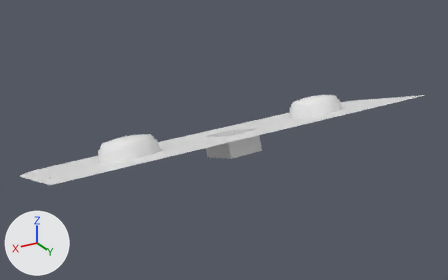
The OBJ model Assets/Models/TYPE3/TYPE3CP.obj as it was, and as the next commit left it.
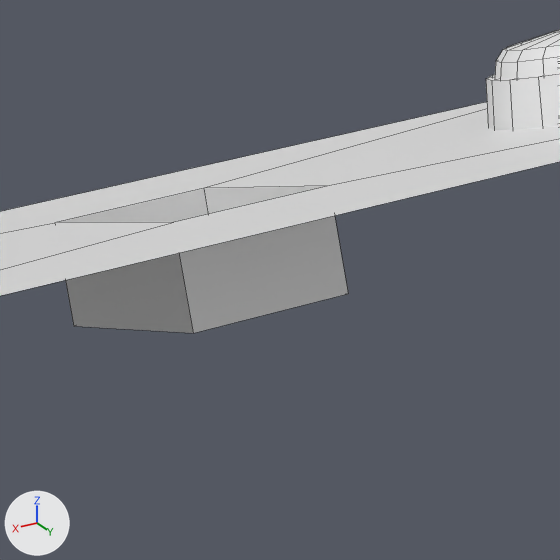
Each version appears first whole from a camera (50 mm lens) standing at (0.1507, -0.0898, 0.927) and looking at (0.0032, -0.3356, 0.804), and next in a close-up on the part from 43% to 68% of the width and 33% to 73% of the height. The lights are fixed; the arrows at lower left show +X, +Y and +Z. The close-ups show mesh edges as thin lines. Where no turn or scale is listed for an object, it has been applied to the vertices.

The first close-up shows 'TYPE3CP'.
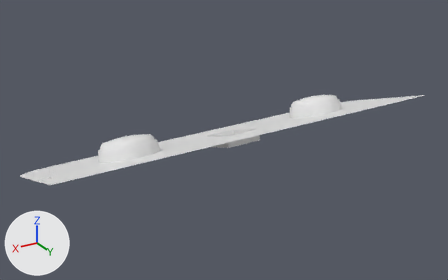
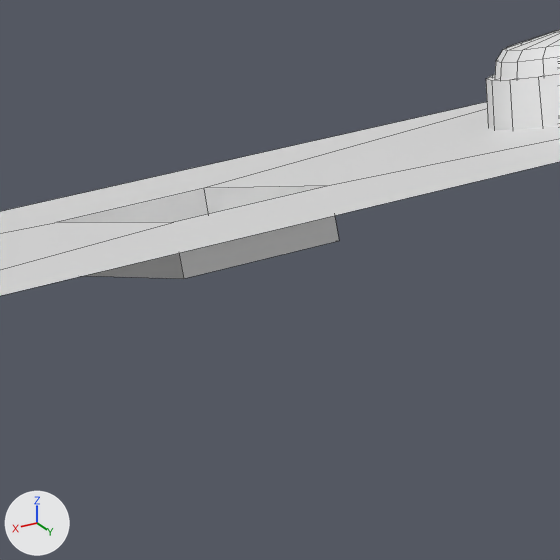
Scene script edits in JSON lines:
```json
{"block": "me_type3cp", "where": "me_type3cp.from_pydata(...)  # 266 vertices, 293 faces; spans x -0.1..0.1, y -0.37..-0.3, z 0.793..0.82"}
{"block": "me_type3cp", "where": "# used by ob_type3cp; location = (0.0, 0.0, 0.0)"}
{"block": "me_type3cp", "where": "# before: 262 (-0.009, -0.343, 0.793), 263 (0.009, -0.343, 0.793) at pixel (73, 326), 264 (0.009, -0.319, 0.802) at pixel (193, 333), 265 (-0.009, -0.319, 0.802) at pixel (348, 293)"}
{"block": "me_type3cp", "change": "me_type3cp part 1"}
{"op": "add", "block": "me_type3cp", "code": "for i in [*range(262, 266)]: me_type3cp.vertices[i].co += Vector((0.0, -0.002, 0.005))"}
```

Where the change shows, as pixel boxes [x1, y1, x2, y2] in the close-ups (560 x 560 px; the box of a moved part takes in the faces that stretch with it):
```json
{"object": "TYPE3CP", "change": "reshaped", "before": [0, 30, 560, 333], "after": [0, 30, 560, 296]}
{"part": 1, "of": "me_type3cp", "change": "moved or reshaped", "before": [55, 186, 348, 333], "after": [55, 186, 339, 279]}
```
